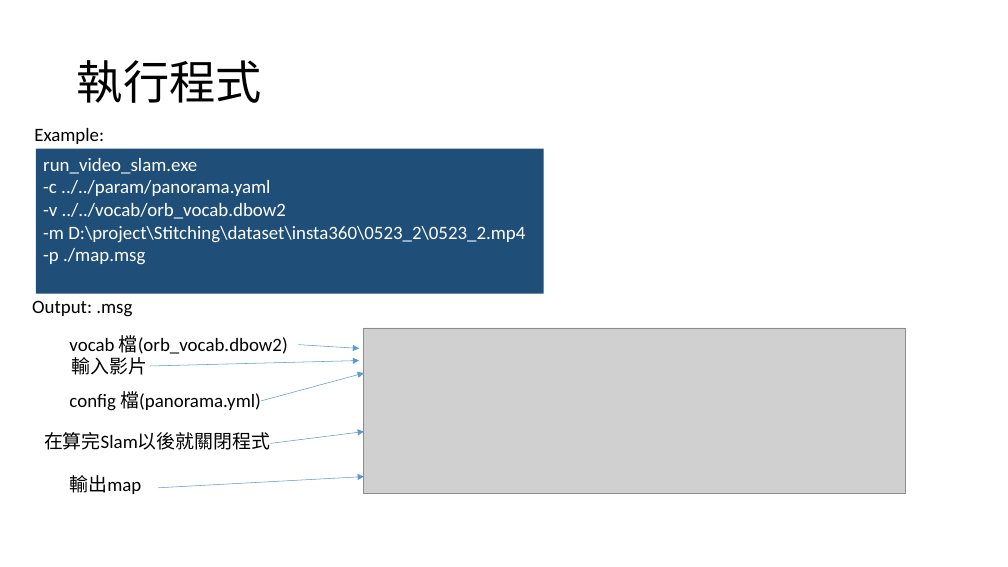
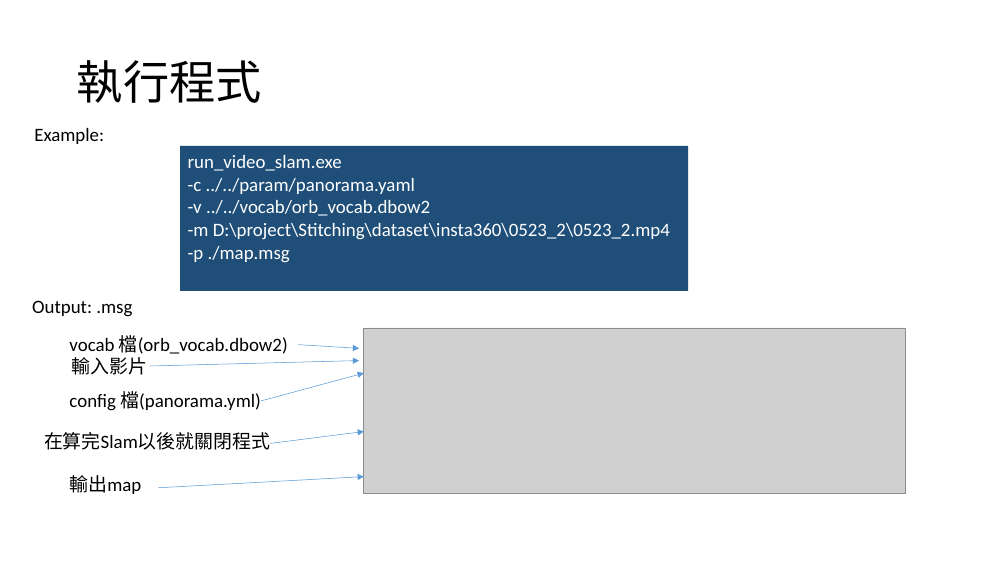
Before and after one commit to dada97/MeshReconstruction_SLAM, a slide deck: slide 20 of 說明文件.pptx. Drawn at 1008x567 pixels with LibreOffice and Linux fonts; fonts in the diff are those of the drawing; grey boxes stand for pictures; background and template pictures are left out. Boxes give left, top, right and bottom in pixels: in the first picture for what was removed or moved away, otherwise in the second. Text is boxed around its words. In the diff, an @@ line names an element or a change of style, - is before the commit and + after.

```diff
--- a/說明文件.pptx
+++ b/說明文件.pptx
@@ rectangle "run_video_slam.exe": place and size @@
-rectangle "run_video_slam.exe" at bbox=[36, 149, 544, 294]
+rectangle "run_video_slam.exe" at bbox=[180, 146, 688, 291]
```
Also in this commit, not shown: 3 other slides changed, 2 other files.
